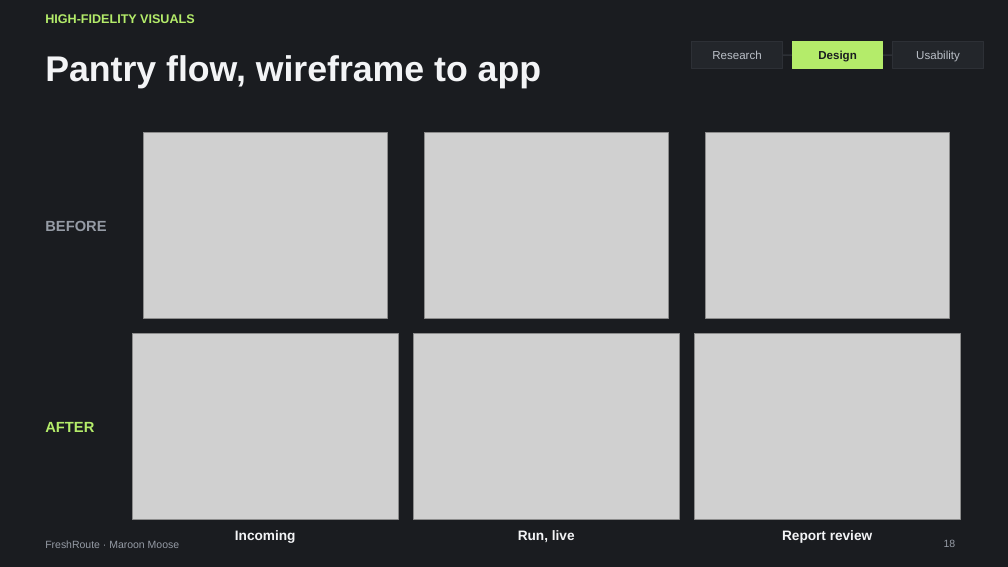
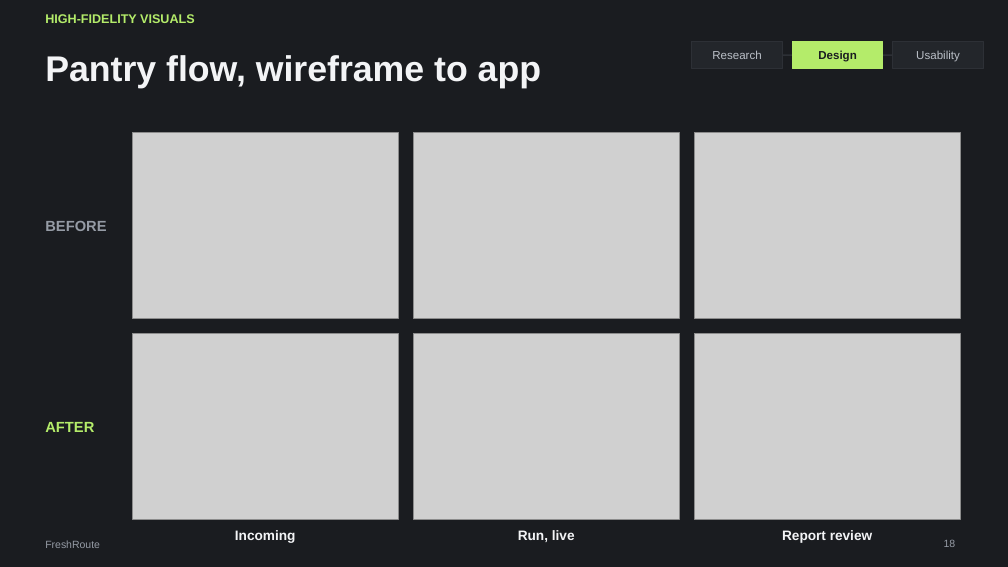
Before and after one commit to ojellyneck44/freshroute, a slide deck: slide 18 of docs/deck/FreshRoute-Final-Presentation.pptx. Drawn at 1008x567 pixels with LibreOffice and Linux fonts; fonts in the diff are those of the drawing; grey boxes stand for pictures. Boxes give left, top, right and bottom in pixels: in the first picture for what was removed or moved away, otherwise in the second. Text is boxed around its words. In the diff, an @@ line names an element or a change of style, - is before the commit and + after.

```diff
--- a/docs/deck/FreshRoute-Final-Presentation.pptx
+++ b/docs/deck/FreshRoute-Final-Presentation.pptx
@@ picture: place and size @@
-picture at <box>143,132,387,318</box>
+picture at <box>132,132,399,318</box>
@@ picture: place and size @@
-picture at <box>424,132,668,318</box>
+picture at <box>414,132,680,318</box>
@@ picture: place and size @@
-picture at <box>706,132,950,318</box>
+picture at <box>694,132,960,318</box>
@@ text at <box>45,540,100,548</box>: text changed @@
-FreshRoute · Maroon Moose
+FreshRoute
```
Also in this commit, not shown: 29 other slides changed, 2 other files.
